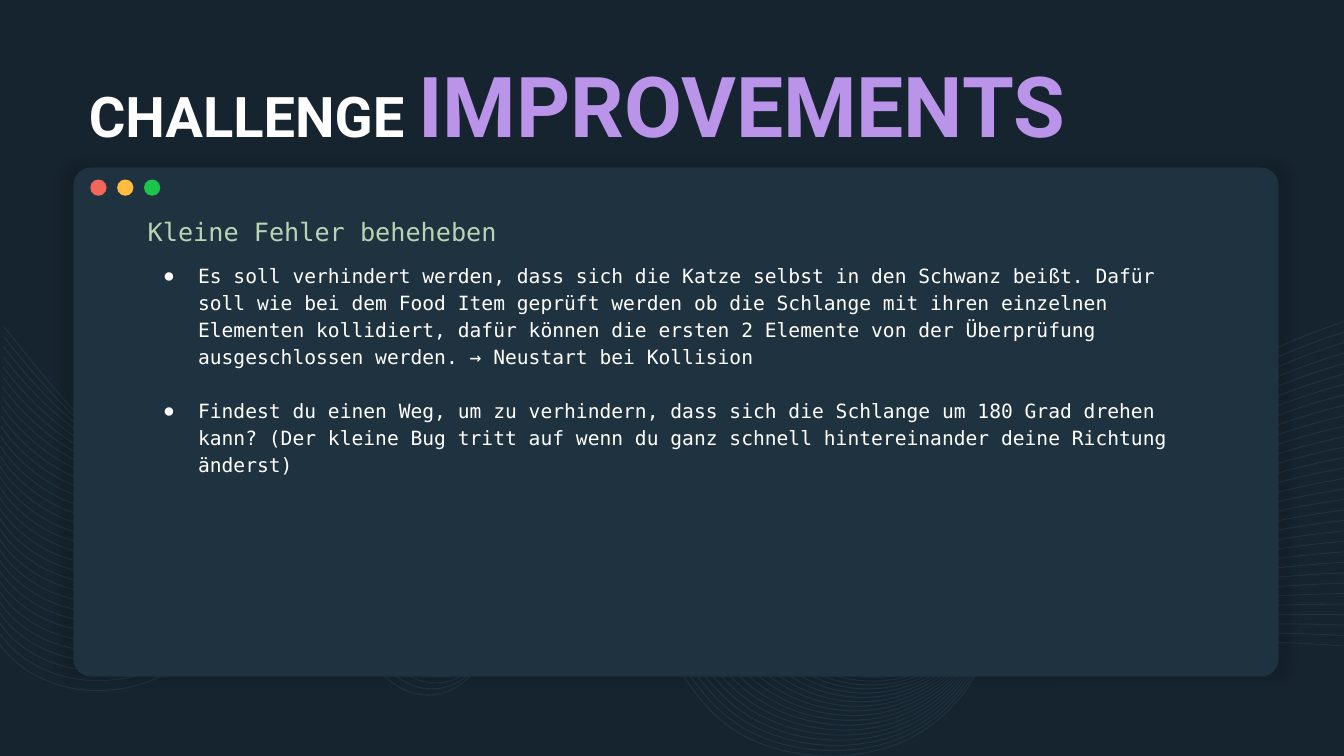
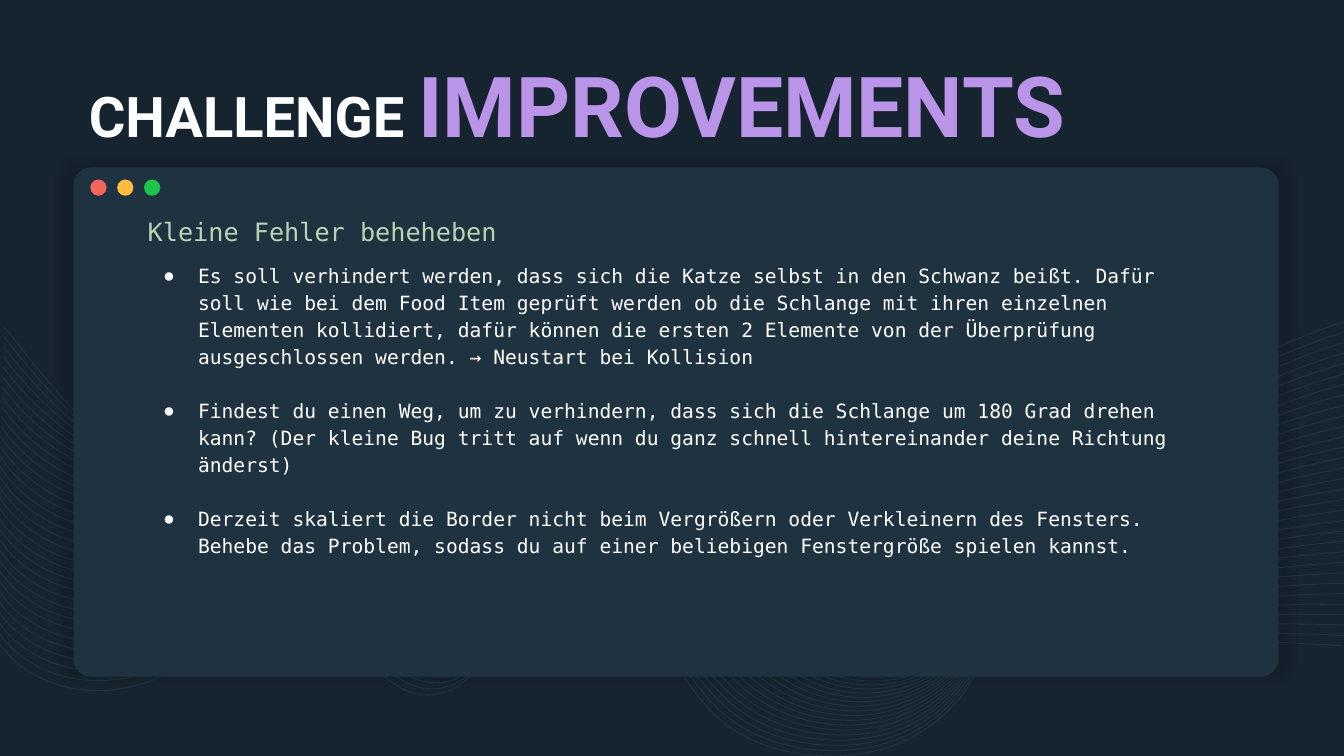
Before and after one commit to derech1e/python-beginner-course, a slide deck: slide 6 of 009/lesson_9.pptx. Drawn at 1344x756 pixels with LibreOffice and Linux fonts; fonts in the diff are those of the drawing. Boxes give left, top, right and bottom in pixels: in the first picture for what was removed or moved away, otherwise in the second. Text is boxed around its words. In the diff, an @@ line names an element or a change of style, - is before the commit and + after.

```diff
--- a/009/lesson_9.pptx
+++ b/009/lesson_9.pptx
@@ text at <box>198,511,1142,558</box>: paragraph added @@
+● Derzeit skaliert die Border nicht beim Vergrößern oder Verkleinern des Fensters. Behebe das Problem, sodass du auf einer beliebigen Fenstergröße spielen kannst.
```
Also in this commit, not shown: 1 other slide changed, 33 other files.
